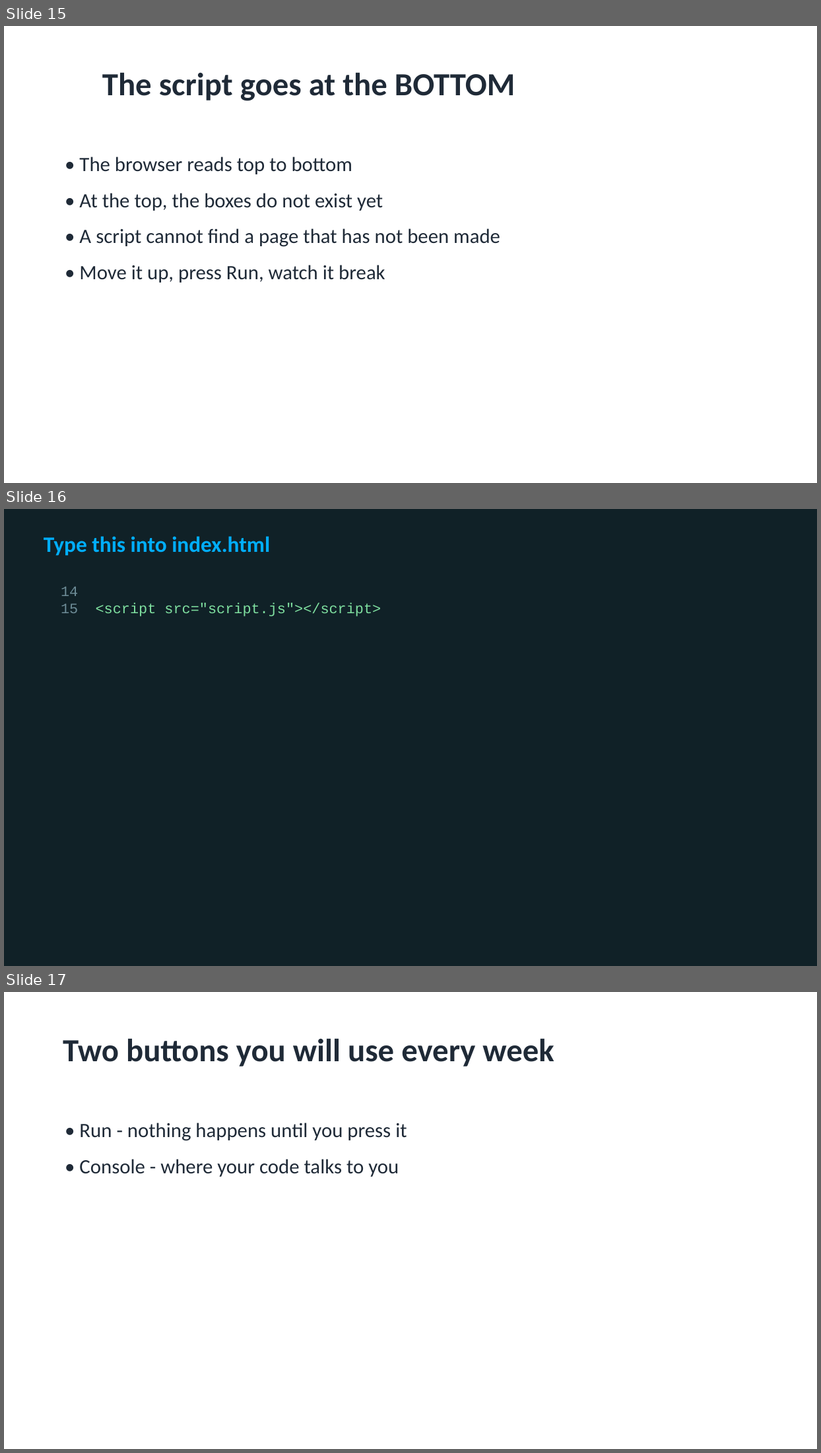
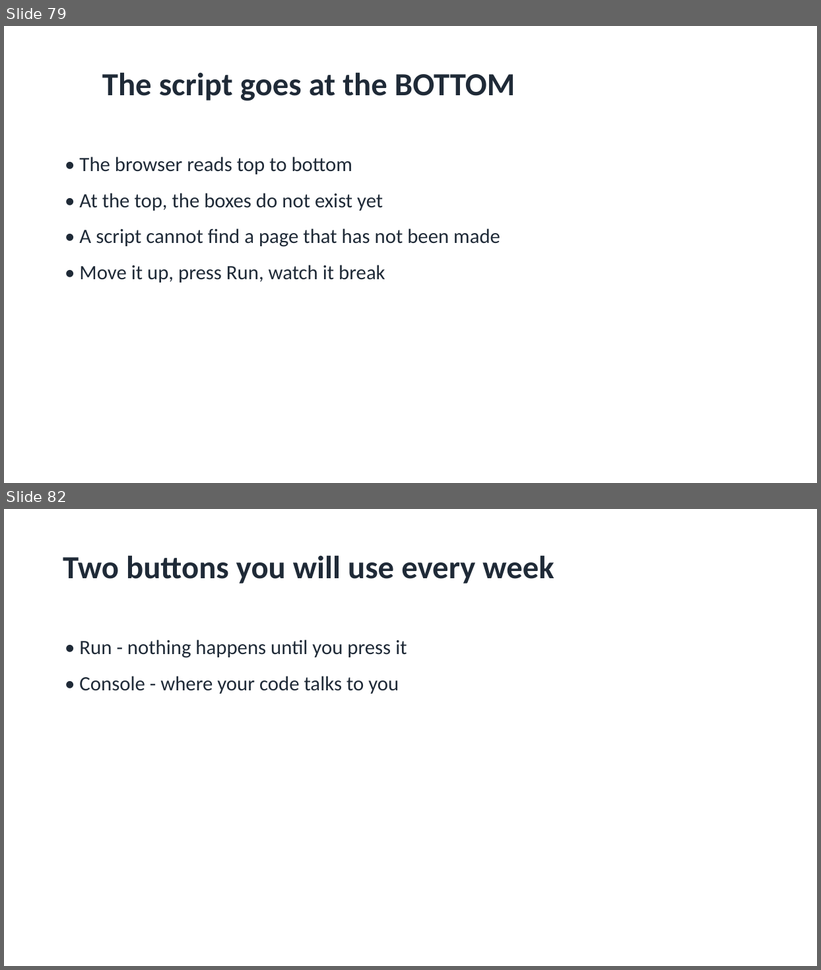
Before and after one commit to utgapps/utgapps.github.io, a slide deck: ai101/slides/week-01.pptx. Shown one above the other, each under a label of ours: slides 15, 16 and 17 before the commit, slides 79 and 82 after it; the slides between them are not shown. The pictures are 821x1453 and 821x970 pixels, drawn with LibreOffice and Linux fonts; fonts in the diff are those of the drawing. Boxes give left, top, right and bottom in pixels: in the first picture for what was removed or moved away, otherwise in the second. Text is boxed around its words. In the diff, an @@ line names an element or a change of style, - is before the commit and + after.

```diff
--- a/ai101/slides/week-01.pptx
+++ b/ai101/slides/week-01.pptx
@@ slide 16 removed at [4,509,817,966], background #102127 @@
@@ text removed at [44,536,270,556] @@
-Type this into index.html
@@ text removed at [61,586,381,617] @@
-14
-15 <script src="script.js"></script>
@@ what was slide 15 is now slide 79 @@
@@ what was slide 17 is now slide 82 @@
```
Also in this commit, not shown: 1 slide changed, 83 slides added, 9 other slides removed, 32 other files.
